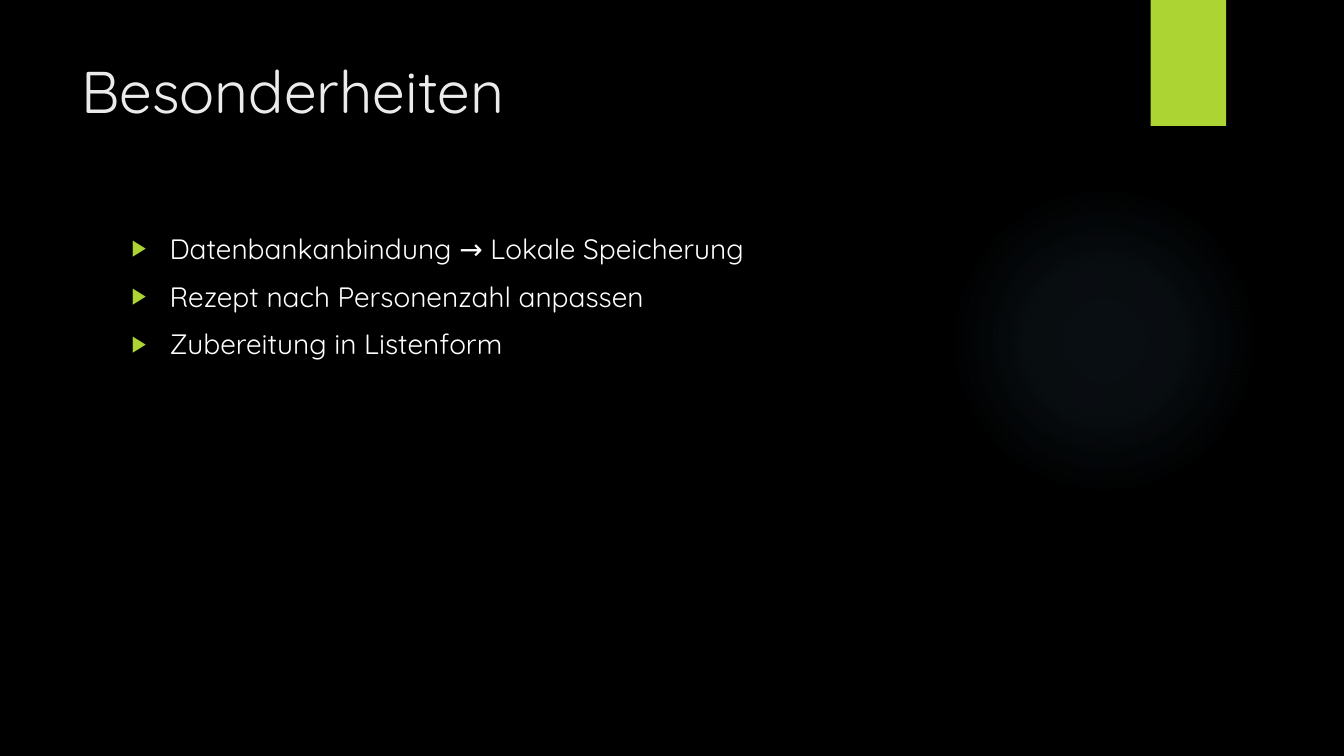
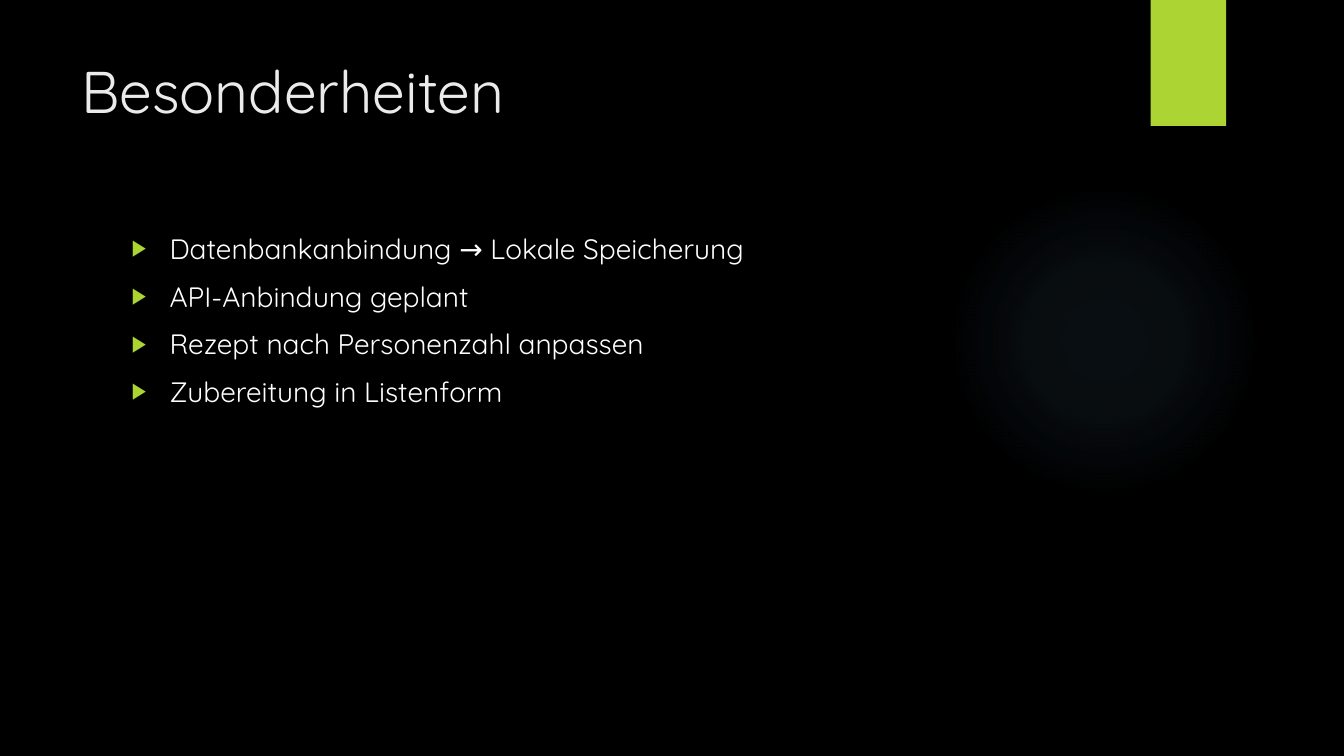
Before and after one commit to Wenja26/rezept, a slide deck: slide 10 of Rezptapp.pptx. Drawn at 1344x756 pixels with LibreOffice and Linux fonts; fonts in the diff are those of the drawing; background and template pictures are left out. Boxes give left, top, right and bottom in pixels: in the first picture for what was removed or moved away, otherwise in the second. Text is boxed around its words. In the diff, an @@ line names an element or a change of style, - is before the commit and + after.

Commit message:
updated presentation

```diff
--- a/Rezptapp.pptx
+++ b/Rezptapp.pptx
@@ text at box(170, 286, 468, 313): paragraph added @@
+▶ API-Anbindung geplant
```
Also in this commit, not shown: 2 other slides changed, 12 other files.
